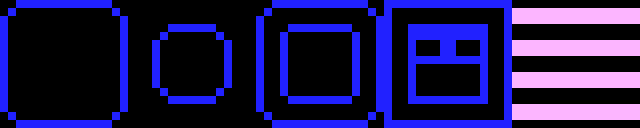
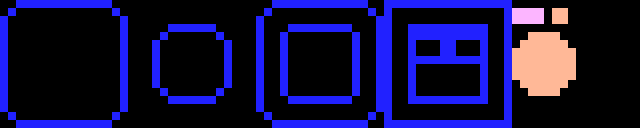
The second 640 x 128 image is a revision of the first. Changes to its layers:
added layer "Capa 39" above "Capa 38" over [512, 8, 640, 120]
added layer "Capa 38" above "Capa 37" over [544, 8, 576, 24]
